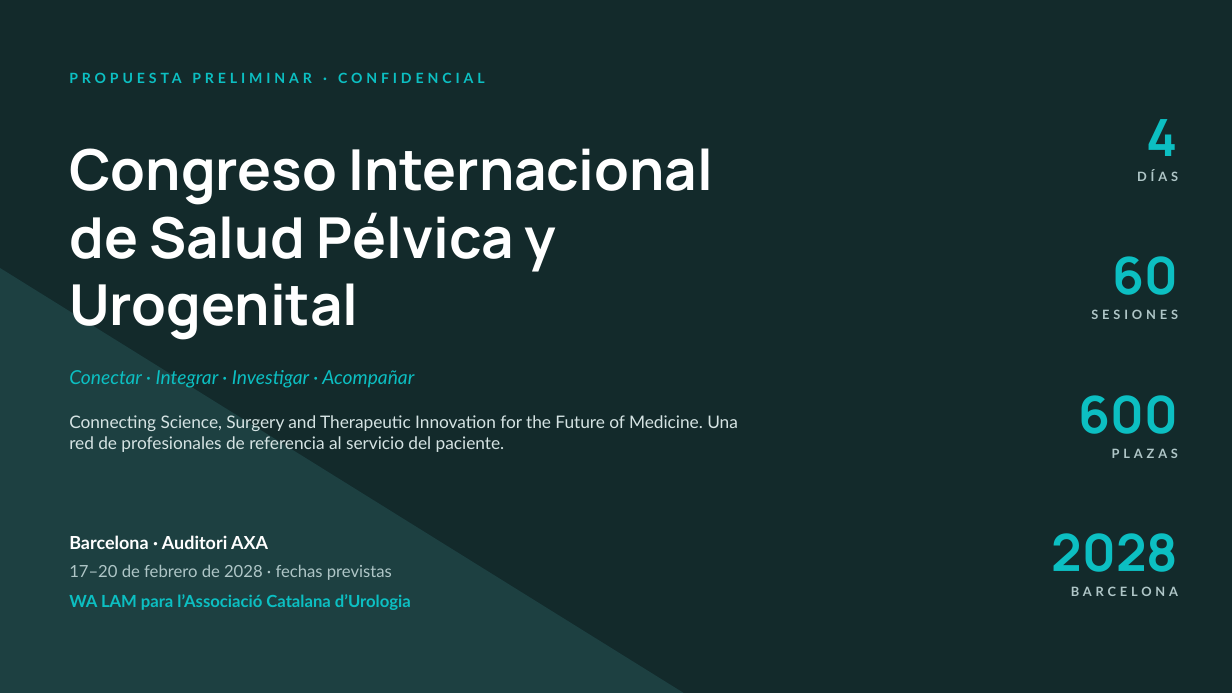
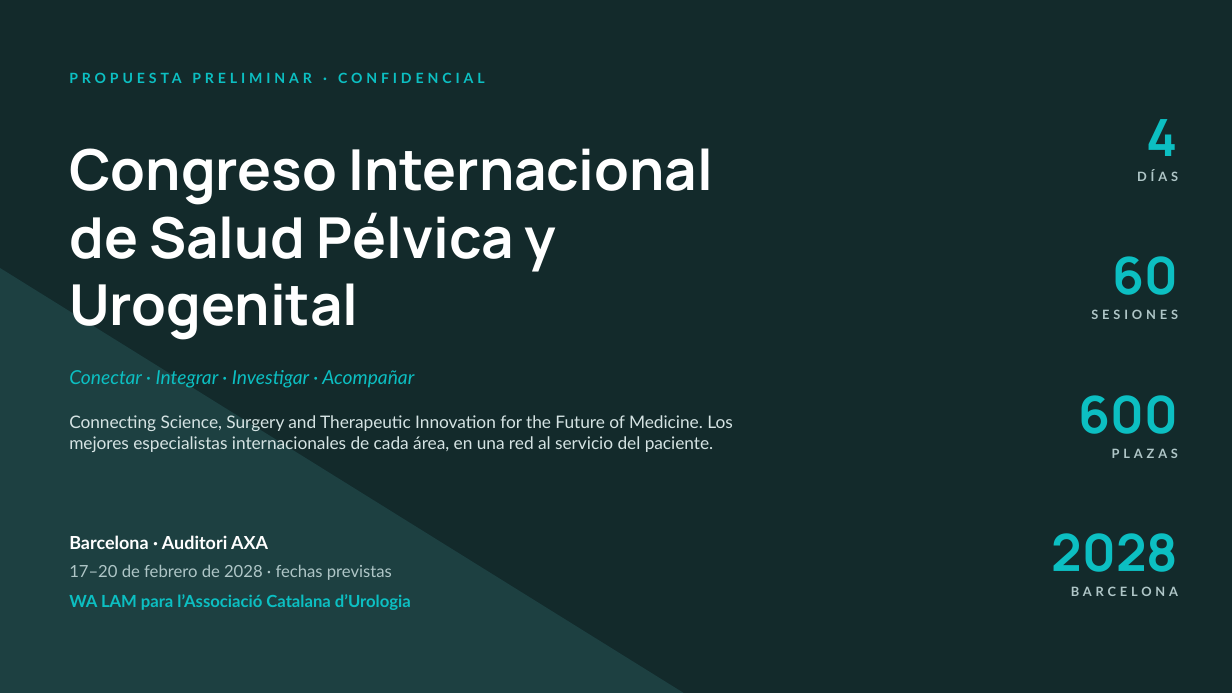
Before and after one commit to walam-bcn/formacion-olivier-bazin, a slide deck: slide 1 of Propuesta_Congreso_Salud_Pelvica_Urogenital_WALAM.pptx. Drawn at 1232x693 pixels with LibreOffice and Linux fonts; fonts in the diff are those of the drawing. Boxes give left, top, right and bottom in pixels: in the first picture for what was removed or moved away, otherwise in the second. Text is boxed around its words. In the diff, an @@ line names an element or a change of style, - is before the commit and + after.

```diff
--- a/Propuesta_Congreso_Salud_Pelvica_Urogenital_WALAM.pptx
+++ b/Propuesta_Congreso_Salud_Pelvica_Urogenital_WALAM.pptx
@@ text at (69, 415, 733, 452): text changed @@
-Connecting Science, Surgery and Therapeutic Innovation for the Future of Medicine. Una red de profesionales de referencia al servicio del paciente.
+Connecting Science, Surgery and Therapeutic Innovation for the Future of Medicine. Los mejores especialistas internacionales de cada área, en una red al servicio del paciente.
```
Also in this commit, not shown: 4 other slides changed, 1 other file.
